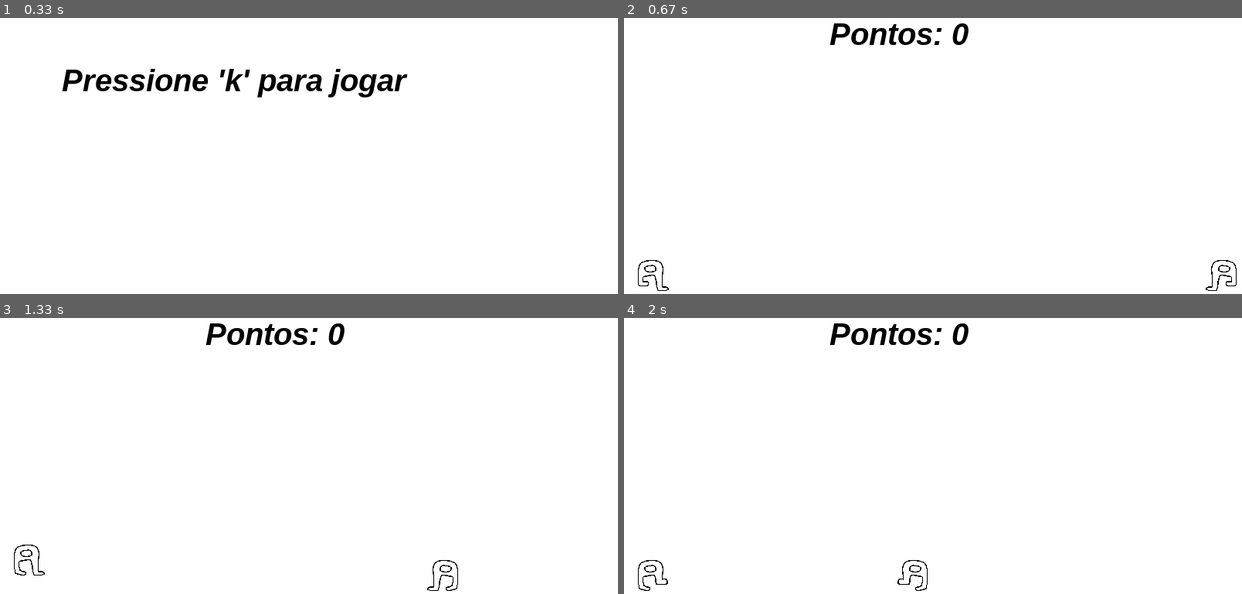
Above: before the commit, frames 1-4 (two rows, left to right).
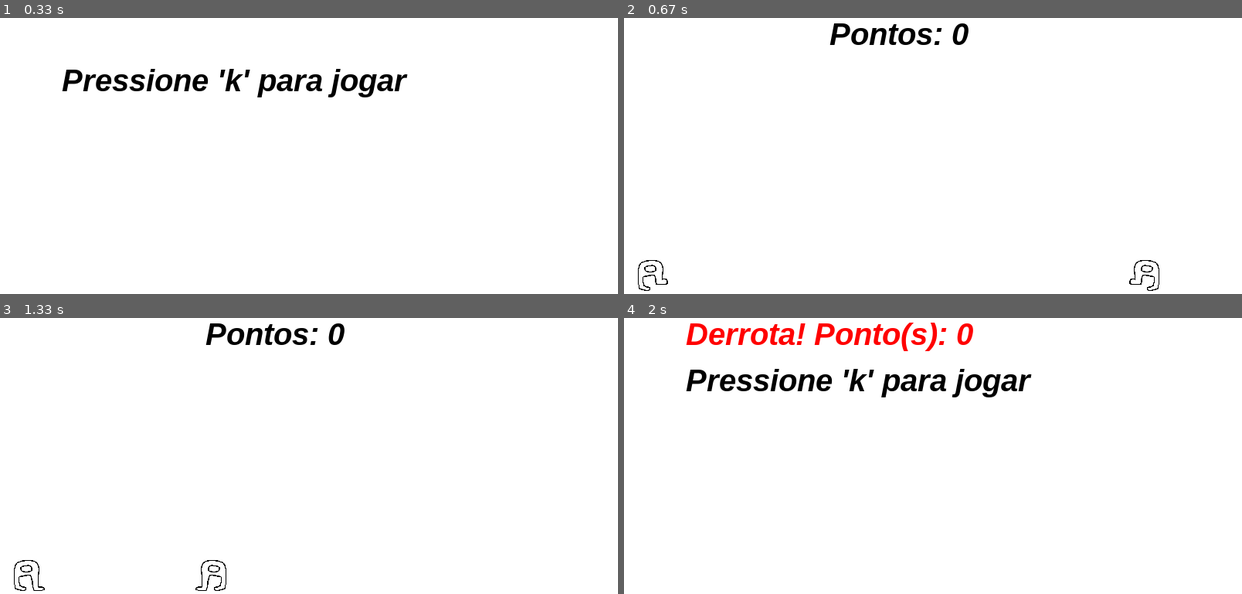
Above: after the commit, the same moments.

Repository: JordaneAndradeSoares/LIXO
Game: pygame game, started from dino melhor/dino_melhor.py
Two runs of this game, one before a commit and one after it. Both use one fixed random seed, a clock stepped at 60 frames per second and the inputs below.
Inputs:
- Up to frame 1 (0.33 s): no input
- Up to frame 2 (0.67 s): tap K at 0.33 s
- Up to frame 3 (1.33 s): tap Space at 0.67 s
- Up to frame 4 (2 s): no input

Frame 1 is identical in both runs. In frame 2, 0.3% of the frame differs, in the area x 2-100%, y 87-99%; in frame 3, 0.4%; in frame 4, 4.3%, in the area x 2-66%, y 1-99%.

Commit message:
Add files via upload

Diff:
--- a/dino melhor/dino_melhor.py
+++ b/dino melhor/dino_melhor.py
@@ -9,10 +9,10 @@
 LARGURA, ALTURA = 800, 400
 
 tamanho = 50
-salto_jogador = -10  # Ajuste a altura do pulo aqui
+salto_jogador = -10
 pulando = False
-contador_salto = 10  # Ajuste a duração do pulo aqui
-fps = 30
+contador_salto = 10
+fps = 60
 jogador_x = 10
 jogador_y = ALTURA - tamanho
 reserva = jogador_y
@@ -87,6 +87,10 @@
 
 
 class Pulando(pygame.sprite.Sprite):
+    def som_do_pulo():
+        som_salto = pygame.mixer.Sound("C:\\Users\\Jordane A. Soares\\Pictures\\jogos\\codigos\\dino melhor\\smw_jump.wav")
+        som_salto.play()
+
     def __init__(self):
         pygame.sprite.Sprite.__init__(self)
         self.sprites = []
@@ -97,6 +101,7 @@
 
         self.rect = self.image.get_rect()
         self.rect.topleft = 100, 100
+
 
     def update(self):
         self.atual += 0.5
@@ -127,20 +132,25 @@
             sys.exit()
 
         elif evento.type == pygame.KEYDOWN:
-            if evento.key == pygame.K_SPACE and not pulando:
+            if evento.key == pygame.K_SPACE and not pulando and jogando:
                 pulando = True
-                contador_salto = 10  # Reinicia o contador de pulo
+                contador_salto = 10
+                Pulando.som_do_pulo()
 
             elif evento.key == pygame.K_k and not jogando:
                 jogando = True
 
     if jogando:
+        if obstaculo_x == jogador_x and obstaculo_y == jogador_y:
+            jogando = False
+            contador_derrota = True
+
         limite_obstaculo_x = -tamanho
         andando.update()
         andando_inimigo.update()
 
         if pulando:
-            if contador_salto >= -10:  # Ajusta o limite do pulo
+            if contador_salto >= -10:
                 direcao = 1
                 if contador_salto < 0:
                     direcao = -1
@@ -151,16 +161,14 @@
 
         if obstaculo_x <= limite_obstaculo_x:
             obstaculo_x = LARGURA
-            pontos += 1
+
+            if pontos < 999999:
+                pontos += 1
 
         else:
             obstaculo_x -= velocidade_do_obstaculo
             tela.blit(rex_inimigo.image, (obstaculo_x, obstaculo_y))
             tela.blit(rex.image, (jogador_x, jogador_y))
-
-        if obstaculo_x == jogador_x and obstaculo_y == jogador_y:
-            jogando = False
-            contador_derrota = True
 
         mensagem = f"Pontos: {pontos}"
         texto = fonte.render(mensagem, True, PRETO)
Not shown, added: dino melhor/smw_jump.wav
